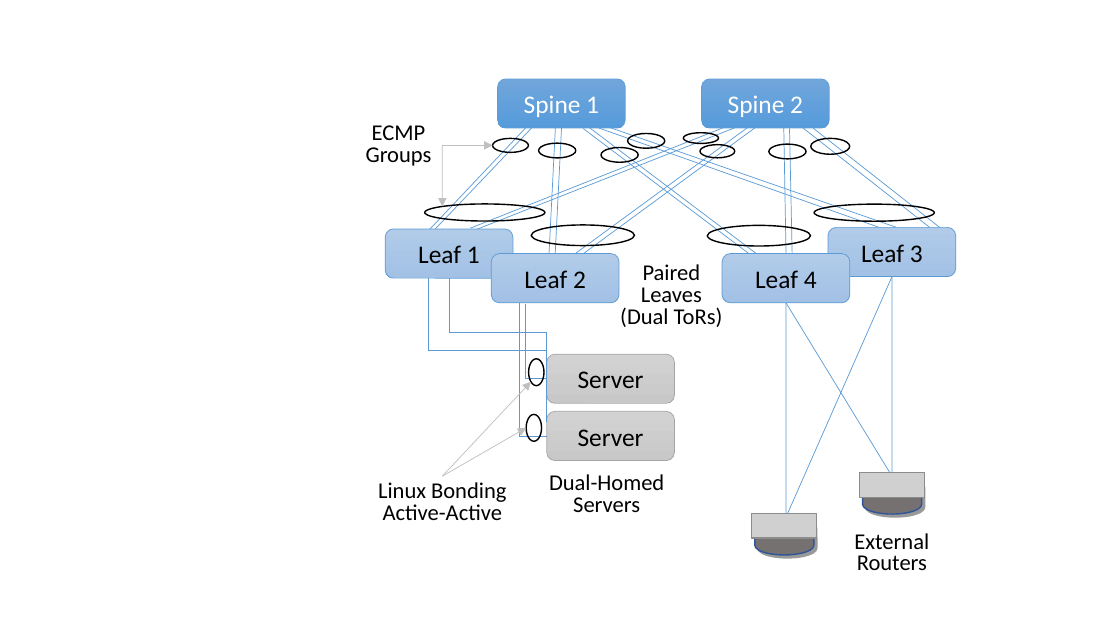
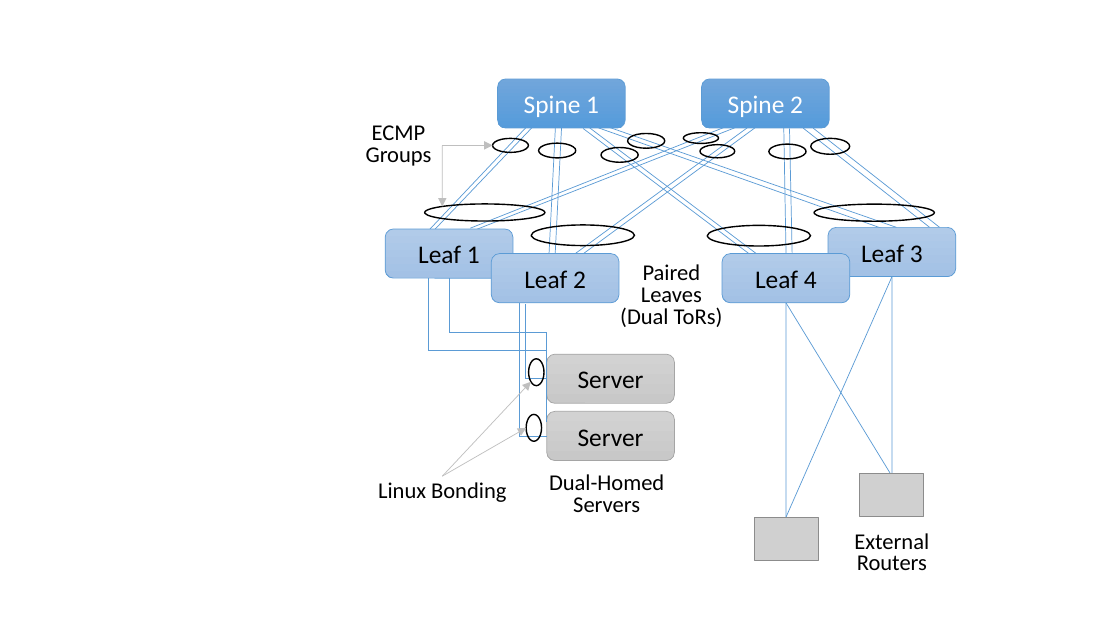
Before and after one commit to SystemsApproach/7E, a slide deck: slide 7 of routing/figures/routing.odp. Drawn at 1120x630 pixels with LibreOffice and Linux fonts; fonts in the diff are those of the drawing; grey boxes stand for pictures. Boxes give left, top, right and bottom in pixels: in the first picture for what was removed or moved away, otherwise in the second. Text is boxed around its words. In the diff, an @@ line names an element or a change of style, - is before the commit and + after.

```diff
--- a/routing/figures/routing.odp
+++ b/routing/figures/routing.odp
@@ picture: place and size @@
-picture at [860, 473, 925, 497]
+picture at [860, 474, 924, 517]
@@ freeform shape removed at [863, 476, 922, 514] @@
@@ text at [383, 501, 502, 520]: paragraph removed @@
-Active-Active
@@ picture: place and size @@
-picture at [752, 514, 817, 539]
+picture at [754, 517, 818, 561]
@@ freeform shape removed at [755, 516, 814, 555] @@
```
Also in this commit, not shown: 1 other slide changed, 6 other files.
